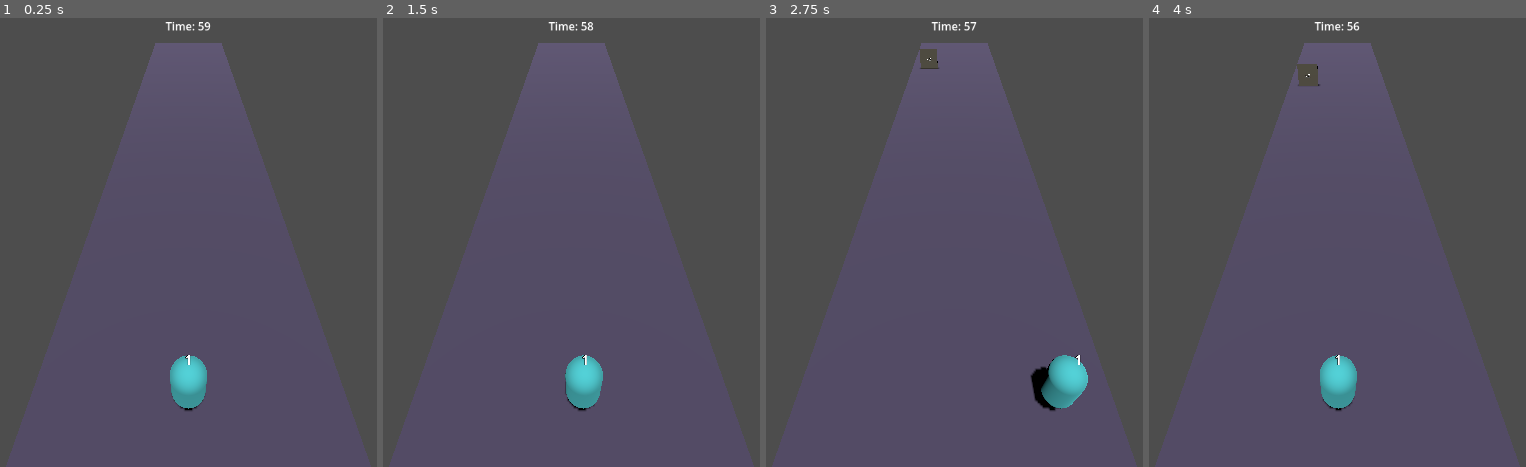
Above: before the commit, frames 1-4 (left to right).
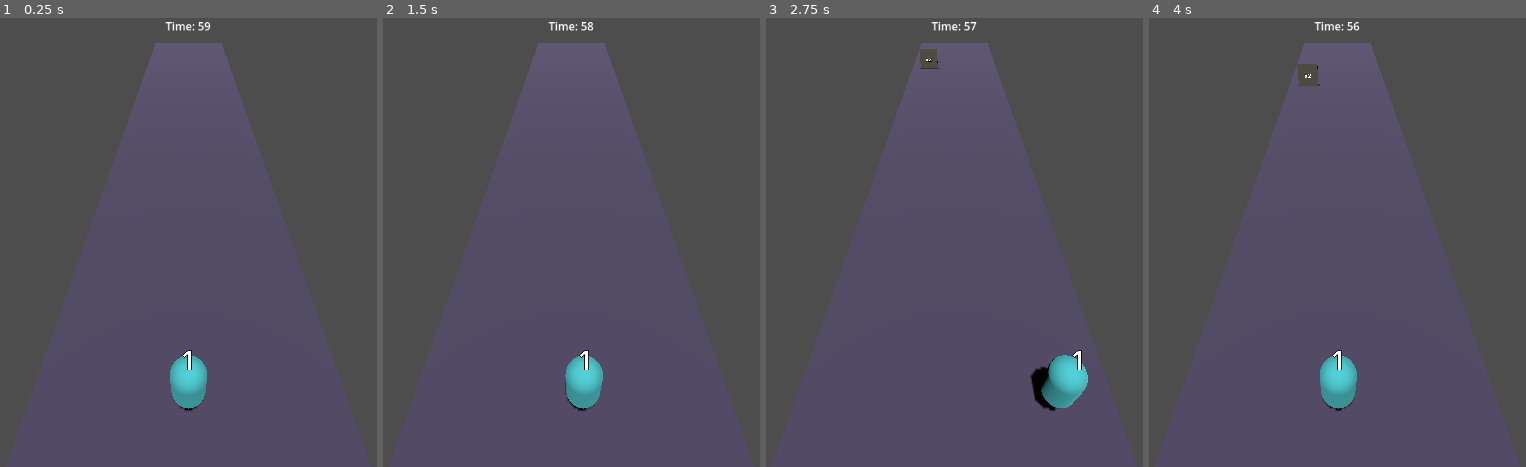
Above: after the commit, the same moments.

Repository: shuhei0916/music-shooter
Game: Godot game, scene res://main.tscn
Two runs of this game, one before a commit and one after it. Both use one fixed random seed, a clock stepped at 60 frames per second and the inputs below.
Inputs:
- Up to frame 1 (0.25 s): no input
- Up to frame 2 (1.5 s): tap Enter (ui_accept) at 0.5, 0.77 s; hold Right (ui_right) 0.53-1.28 s; hold Left (ui_left) from 1.28 s (still down)
- Up to frame 3 (2.75 s): tap Enter (ui_accept) at 1.52 s; release Left (ui_left) at 2.03 s; hold Right (ui_right) from 2.03 s (still down)
- Up to frame 4 (4 s): tap Enter (ui_accept) at 3.02, 3.77 s; release Right (ui_right) at 3.53 s; hold Left (ui_left) from 3.53 s (still down)

The runs differ from the first frame. In frame 1, less than 0.1% of the frame differs, in the area x 48-51%, y 73-79%; in frame 2, less than 0.1%; in frame 3, less than 0.1%; in frame 4, less than 0.1%, in the area x 41-52%, y 12-79%.

Commit message:
Refactor enemy and gate scene configurations; enhance spawner logic for dynamic gameplay

Diff:
--- a/enemy.tscn
+++ b/enemy.tscn
@@ -1,17 +1,15 @@
 [gd_scene load_steps=5 format=3 uid="uid://c1w2w3g4h5j6h"]
 
-[ext_resource type="Script" uid="uid://dsi7rylmr6i8g" path="res://enemy.gd" id="1_abcde"]
+[ext_resource type="Script" path="res://enemy.gd" id="1_enemy"]
 
 [sub_resource type="CapsuleShape3D" id="CapsuleShape3D_enemy"]
-
-[sub_resource type="StandardMaterial3D" id="StandardMaterial3D_7k104"]
-albedo_color = Color(1, 0.235294, 0.180392, 1)
-
+[sub_resource type="StandardMaterial3D" id="StandardMaterial3D_enemy"]
+albedo_color = Color(1, 0.2, 0.2, 1)
 [sub_resource type="CapsuleMesh" id="CapsuleMesh_enemy"]
-material = SubResource("StandardMaterial3D_7k104")
+material = SubResource("StandardMaterial3D_enemy")
 
 [node name="Enemy" type="Area3D" groups=["world_objects"]]
-script = ExtResource("1_abcde")
+script = ExtResource("1_enemy")
 
 [node name="CollisionShape3D" type="CollisionShape3D" parent="."]
 shape = SubResource("CapsuleShape3D_enemy")
@@ -22,5 +20,5 @@
 [node name="Label3D" type="Label3D" parent="."]
 transform = Transform3D(1, 0, 0, 0, 1, 0, 0, 0, 1, 0, 1.5, 0)
 billboard = 1
+font_size = 128
 text = "5"
-font_size = 64
--- a/gate.tscn
+++ b/gate.tscn
@@ -19,5 +19,5 @@
 [node name="Label3D" type="Label3D" parent="."]
 transform = Transform3D(1, 0, 0, 0, 1, 0, 0, 0, 1, 0, 0, 0.2)
 billboard = 1
-font_size = 96
+font_size = 128
 text = "+10"
--- a/main.tscn
+++ b/main.tscn
@@ -1,19 +1,11 @@
-[gd_scene load_steps=13 format=3 uid="uid://dllqgs6rewvnf"]
+[gd_scene load_steps=10 format=3 uid="uid://dllqgs6rewvnf"]
 
 [ext_resource type="Script" uid="uid://bupdlarvsyf3n" path="res://main.gd" id="1_main"]
-[ext_resource type="Script" uid="uid://ccqrk60asdt1" path="res://player/player.gd" id="2_player"]
+[ext_resource type="PackedScene" path="res://player/player.tscn" id="2_player"]
 [ext_resource type="Script" uid="uid://blojv0rl7li1p" path="res://spawner.gd" id="3_spawner"]
 [ext_resource type="PackedScene" uid="uid://c1w2w3g4h5j6h" path="res://enemy.tscn" id="4_enemy"]
 [ext_resource type="PackedScene" uid="uid://d2w3w4g5h6j7h" path="res://gate.tscn" id="5_gate"]
 [ext_resource type="PackedScene" path="res://game_ui.tscn" id="6_ui"]
-
-[sub_resource type="CapsuleShape3D" id="CapsuleShape3D_player"]
-
-[sub_resource type="StandardMaterial3D" id="StandardMaterial3D_0xm2m"]
-albedo_color = Color(0.305882, 0.85098, 1, 1)
-
-[sub_resource type="CapsuleMesh" id="CapsuleMesh_player"]
-material = SubResource("StandardMaterial3D_0xm2m")
 
 [sub_resource type="BoxShape3D" id="BoxShape3D_ground"]
 size = Vector3(10, 1, 100)
@@ -43,21 +35,8 @@
 [node name="Camera3D" type="Camera3D" parent="."]
 transform = Transform3D(1, 0, 0, 0, 0.707107, 0.707107, 0, -0.707107, 0.707107, 0, 10, 3)
 
-[node name="Player" type="CharacterBody3D" parent="." groups=["player"]]
+[node name="Player" parent="." instance=ExtResource("2_player")]
 transform = Transform3D(1, 0, 0, 0, 1, 0, 0, 0, 1, 0, 1, 0)
-script = ExtResource("2_player")
-
-[node name="CollisionShape3D" type="CollisionShape3D" parent="Player"]
-shape = SubResource("CapsuleShape3D_player")
-
-[node name="MeshInstance3D" type="MeshInstance3D" parent="Player"]
-mesh = SubResource("CapsuleMesh_player")
-
-[node name="HPLabel" type="Label3D" parent="Player"]
-transform = Transform3D(1, 0, 0, 0, 1, 0, 0, 0, 1, 0, 1.5, 0)
-billboard = 1
-text = "1"
-font_size = 64
 
 [node name="Ground" type="StaticBody3D" parent="."]
 
--- /dev/null
+++ b/player/player.tscn
@@ -0,0 +1,24 @@
+[gd_scene load_steps=5 format=3 uid="uid://b5w2w5g5h5j5h"]
+
+[ext_resource type="Script" path="res://player/player.gd" id="1_player"]
+
+[sub_resource type="CapsuleShape3D" id="CapsuleShape3D_player"]
+[sub_resource type="StandardMaterial3D" id="StandardMaterial3D_player"]
+albedo_color = Color(0.305882, 0.85098, 1, 1)
+[sub_resource type="CapsuleMesh" id="CapsuleMesh_player"]
+material = SubResource("StandardMaterial3D_player")
+
+[node name="Player" type="CharacterBody3D" groups=["player"]]
+script = ExtResource("1_player")
+
+[node name="CollisionShape3D" type="CollisionShape3D" parent="."]
+shape = SubResource("CapsuleShape3D_player")
+
+[node name="MeshInstance3D" type="MeshInstance3D" parent="."]
+mesh = SubResource("CapsuleMesh_player")
+
+[node name="HPLabel" type="Label3D" parent="."]
+transform = Transform3D(1, 0, 0, 0, 1, 0, 0, 0, 1, 0, 1.5, 0)
+billboard = 1
+font_size = 128
+text = "1"
--- a/spawner.gd
+++ b/spawner.gd
@@ -3,7 +3,7 @@
 signal spawn_object(object_scene, properties)
 
 @export var enemy_scene: PackedScene
-@export var gate_scene: PackedScene # We will create gate.tscn later
+@export var gate_scene: PackedScene
 
 var spawn_timer: Timer
 
@@ -15,15 +15,24 @@
 	spawn_timer.connect("timeout", Callable(self, "_on_spawn_timer_timeout"))
 	add_child(spawn_timer)
 
+var spawn_counter = 0
+
 func _on_spawn_timer_timeout():
-	# Randomly decide to spawn an enemy or a gate
-	if randf() > 0.5:
-		spawn_enemy()
+	spawn_counter += 1
+
+	# Every 4th spawn, do a full row spawn
+	if spawn_counter % 4 == 0:
+		spawn_full_row()
 	else:
-		spawn_gate()
+		# Randomly decide to spawn an enemy or a gate
+		if randf() > 0.5:
+			spawn_enemy()
+		else:
+			spawn_gate()
 
-func spawn_enemy():
-	var lane = randi_range(0, 2) # 0: left, 1: center, 2: right
+func spawn_enemy(lane = -1):
+	if lane == -1:
+		lane = randi_range(0, 2) # 0: left, 1: center, 2: right
 	var x_pos = (lane - 1) * 3.0 # -3, 0, 3
 
 	var properties = {
@@ -32,8 +41,9 @@
 	}
 	emit_signal("spawn_object", enemy_scene, properties)
 
-func spawn_gate():
-	var lane = randi_range(0, 2)
+func spawn_gate(lane = -1):
+	if lane == -1:
+		lane = randi_range(0, 2)
 	var x_pos = (lane - 1) * 3.0
 
 	var gate_type = "add" if randf() > 0.5 else "multiply"
@@ -45,3 +55,13 @@
 		"position": Vector3(x_pos, 1, -40)
 	}
 	emit_signal("spawn_object", gate_scene, properties)
+
+func spawn_full_row():
+	# Decide if the row will be enemies or gates
+	var is_enemy_row = randf() > 0.5
+
+	for i in range(3): # For each of the 3 lanes
+		if is_enemy_row:
+			spawn_enemy(i)
+		else:
+			spawn_gate(i)
